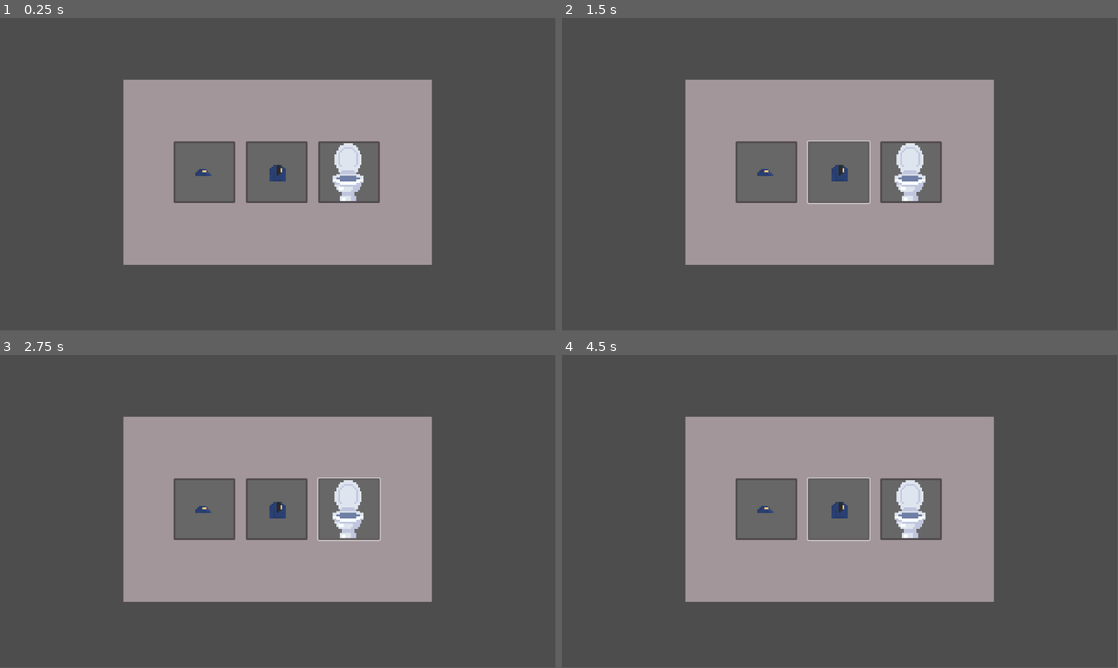
Above: before the commit, frames 1-4 (two rows, left to right).
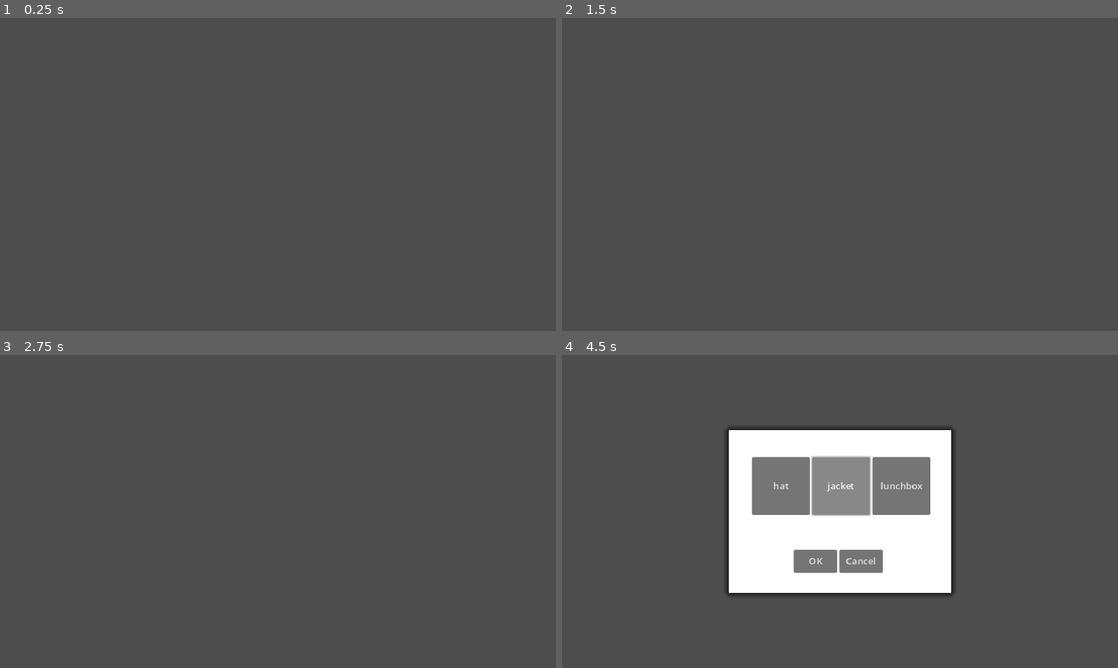
Above: after the commit, the same moments.

Repository: Bobbybear007/WinterGameJam2024
Game: Godot game, scene res://Scenes/UI/ItemPickupUI.tscn
Same seed, same stepped clock (60 frames per second), same inputs: the game is played once before the commit and once after it. This scene is started directly instead of the project's main scene.
Inputs (mouse positions are in pixels of both pictures, inside the frame that each line leads up to):
- Up to frame 1 (0.25 s): no input
- Up to frame 2 (1.5 s): click (767, 171) at 0.52 s; click (840, 171) at 1.27 s
- Up to frame 3 (2.75 s): click (350, 508) at 2.02 s
- Up to frame 4 (4.5 s): tap Enter at 2.75 s; hold D (Right) 2.78-3.5 s; hold Space 2.78-3.5 s; click (778, 486) at 3.5 s, where only the run after the commit has a clickable "hat"; click (840, 486) at 4.25 s, where only the run after the commit has a clickable "jacket"
In our replay, the window is 799x449 before the commit and 800x450 after it. These sizes can differ from the game's own. Grey fills any space a smaller window leaves; there, only what the larger window draws over its background counts as a difference.

The runs differ from the first frame. In frame 1, 32% of the frame differs, in the area x 22-78%, y 19-79%; in frame 2, 32%; in frame 3, 32%; in frame 4, 31%.

Commit message:
container window UI

Diff:
--- a/new-game-project/Scenes/UI/ItemPickupUI.tscn
+++ b/new-game-project/Scenes/UI/ItemPickupUI.tscn
@@ -1,92 +1,87 @@
-[gd_scene load_steps=4 format=3 uid="uid://c58s0v328f1sn"]
+[gd_scene load_steps=3 format=3 uid="uid://c58s0v328f1sn"]
 
-[ext_resource type="Texture2D" uid="uid://dfcjakjwuhiuf" path="res://Sprites/UI/HatButton.png" id="1_05dqn"]
-[ext_resource type="Texture2D" uid="uid://csi5c7j2fuxwf" path="res://Sprites/UI/JacketButton.png" id="2_7hvwj"]
-[ext_resource type="Texture2D" uid="uid://lqree32im057" path="res://Sprites/UI/LunchboxButton.png" id="3_takok"]
+[ext_resource type="Script" path="res://_Scripts/Container/ContainerSelectionWindows.gd" id="1_neyb1"]
 
-[node name="ItemPickupUI" type="Control"]
+[sub_resource type="StyleBoxFlat" id="StyleBoxFlat_ic16r"]
+bg_color = Color(1, 1, 1, 1)
+shadow_size = 10
+
+[node name="ItemPickupUI" type="Control" node_paths=PackedStringArray("panel")]
 layout_mode = 3
 anchors_preset = 15
 anchor_right = 1.0
 anchor_bottom = 1.0
 grow_horizontal = 2
 grow_vertical = 2
+script = ExtResource("1_neyb1")
+panel = NodePath("Panel")
 
-[node name="Background" type="ColorRect" parent="."]
+[node name="Panel" type="Panel" parent="."]
 layout_mode = 1
 anchors_preset = 8
 anchor_left = 0.5
 anchor_top = 0.5
 anchor_right = 0.5
 anchor_bottom = 0.5
-offset_left = -320.0
-offset_top = -196.0
-offset_right = 320.0
-offset_bottom = 188.0
+offset_left = -192.0
+offset_top = -140.0
+offset_right = 192.0
+offset_bottom = 140.0
 grow_horizontal = 2
 grow_vertical = 2
-color = Color(0.64, 0.5888, 0.60416, 1)
+theme_override_styles/panel = SubResource("StyleBoxFlat_ic16r")
 
-[node name="Menu" type="NinePatchRect" parent="."]
+[node name="ContainerChoice" type="HBoxContainer" parent="Panel"]
 layout_mode = 1
-anchors_preset = 8
-anchor_left = 0.5
-anchor_top = 0.5
-anchor_right = 0.5
-anchor_bottom = 0.5
-offset_left = -320.0
-offset_top = -196.0
-offset_right = 320.0
-offset_bottom = 188.0
+anchors_preset = -1
+anchor_left = 0.104167
+anchor_top = 0.164286
+anchor_right = 0.90625
+anchor_bottom = 0.521429
 grow_horizontal = 2
 grow_vertical = 2
 
-[node name="HBoxContainer" type="HBoxContainer" parent="Menu"]
+[node name="HatBTN" type="Button" parent="Panel/ContainerChoice"]
+custom_minimum_size = Vector2(100, 100)
+layout_mode = 2
+text = "hat"
+
+[node name="JacketBTN" type="Button" parent="Panel/ContainerChoice"]
+custom_minimum_size = Vector2(100, 100)
+layout_mode = 2
+text = "jacket"
+
+[node name="LunchboxBTN" type="Button" parent="Panel/ContainerChoice"]
+custom_minimum_size = Vector2(100, 100)
+layout_mode = 2
+text = "lunchbox"
+
+[node name="Confirmation" type="HBoxContainer" parent="Panel"]
 layout_mode = 1
-anchors_preset = 8
+anchors_preset = 7
 anchor_left = 0.5
-anchor_top = 0.5
+anchor_top = 1.0
 anchor_right = 0.5
-anchor_bottom = 0.5
-offset_left = -214.0
-offset_top = -64.0
-offset_right = 86.0
-offset_bottom = 63.0
+anchor_bottom = 1.0
+offset_left = -80.0
+offset_top = -74.0
+offset_right = 74.0
+offset_bottom = -34.0
 grow_horizontal = 2
-grow_vertical = 2
-theme_override_constants/separation = 150
+grow_vertical = 0
 
-[node name="Hat" type="Panel" parent="Menu/HBoxContainer"]
+[node name="OK" type="Button" parent="Panel/Confirmation"]
+custom_minimum_size = Vector2(75, 0)
 layout_mode = 2
+text = "OK"
 
-[node name="Button" type="Button" parent="Menu/HBoxContainer/Hat"]
+[node name="Cancel" type="Button" parent="Panel/Confirmation"]
+custom_minimum_size = Vector2(75, 0)
 layout_mode = 2
-offset_left = -2.0
-offset_right = 126.0
-offset_bottom = 128.0
-icon = ExtResource("1_05dqn")
-icon_alignment = 1
-expand_icon = true
+text = "Cancel"
 
-[node name="Jacket" type="Panel" parent="Menu/HBoxContainer"]
-layout_mode = 2
-
-[node name="Button2" type="Button" parent="Menu/HBoxContainer/Jacket"]
-layout_mode = 2
-offset_left = -2.0
-offset_right = 126.0
-offset_bottom = 128.0
-icon = ExtResource("2_7hvwj")
-icon_alignment = 1
-expand_icon = true
-
-[node name="Lunchbox" type="Panel" parent="Menu/HBoxContainer"]
-layout_mode = 2
-
-[node name="Button3" type="Button" parent="Menu/HBoxContainer/Lunchbox"]
-layout_mode = 2
-offset_left = -2.0
-offset_right = 126.0
-offset_bottom = 128.0
-icon = ExtResource("3_takok")
-expand_icon = true
+[connection signal="pressed" from="Panel/ContainerChoice/HatBTN" to="." method="_on_hat_btn_pressed"]
+[connection signal="pressed" from="Panel/ContainerChoice/JacketBTN" to="." method="_on_jacket_btn_pressed"]
+[connection signal="pressed" from="Panel/ContainerChoice/LunchboxBTN" to="." method="_on_lunchbox_btn_pressed"]
+[connection signal="pressed" from="Panel/Confirmation/OK" to="." method="_on_ok_pressed"]
+[connection signal="pressed" from="Panel/Confirmation/Cancel" to="." method="_on_cancel_pressed"]
--- /dev/null
+++ b/new-game-project/_Scripts/Container/ContainerSelectionWindows.gd
@@ -0,0 +1,50 @@
+extends Control
+
+@export var panel: Panel
+
+var chosen_container = null
+var final_container = null
+
+func _ready() -> void:
+	hide_panel()
+
+func _process(delta: float) -> void:
+	# Temporary call
+	if Input.is_key_pressed(KEY_SPACE):
+		display_panel()
+
+func display_panel() -> void:
+	panel.visible = true
+
+func hide_panel() -> void:
+	panel.visible = false
+
+func cancel() -> void:
+	chosen_container = null
+	final_container = null
+	print("Canceled action")
+	hide_panel()
+
+func confirm() -> void:
+	final_container = chosen_container
+	print(final_container)
+	hide_panel()
+
+func _on_hat_btn_pressed() -> void:
+	chosen_container = "hat"
+
+
+func _on_jacket_btn_pressed() -> void:
+	chosen_container = "jacket"
+
+
+func _on_lunchbox_btn_pressed() -> void:
+	chosen_container = "lunchbox"
+
+
+func _on_ok_pressed() -> void:
+	confirm()
+
+
+func _on_cancel_pressed() -> void:
+	cancel()
--- a/new-game-project/project.godot
+++ b/new-game-project/project.godot
@@ -14,6 +14,13 @@
 run/main_scene="res://Scenes/Game/Game.tscn"
 config/features=PackedStringArray("4.3", "Forward Plus")
 config/icon="res://Sprites/icon/icon.svg"
+
+[display]
+
+window/size/viewport_width=960
+window/size/viewport_height=540
+window/size/resizable=false
+window/stretch/mode="canvas_items"
 
 [input]
 
